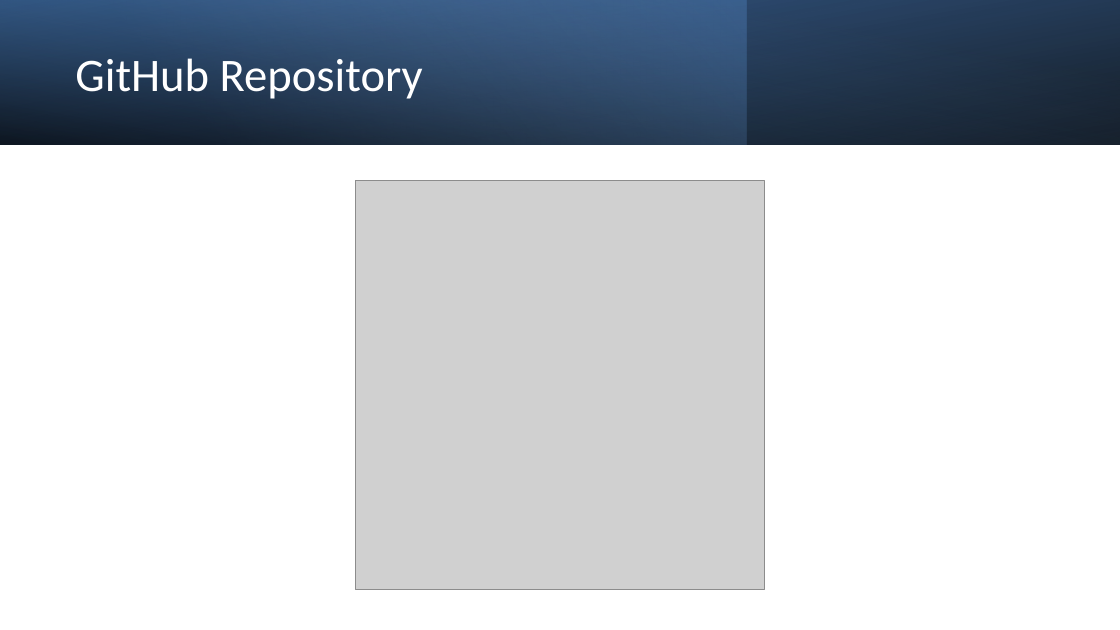
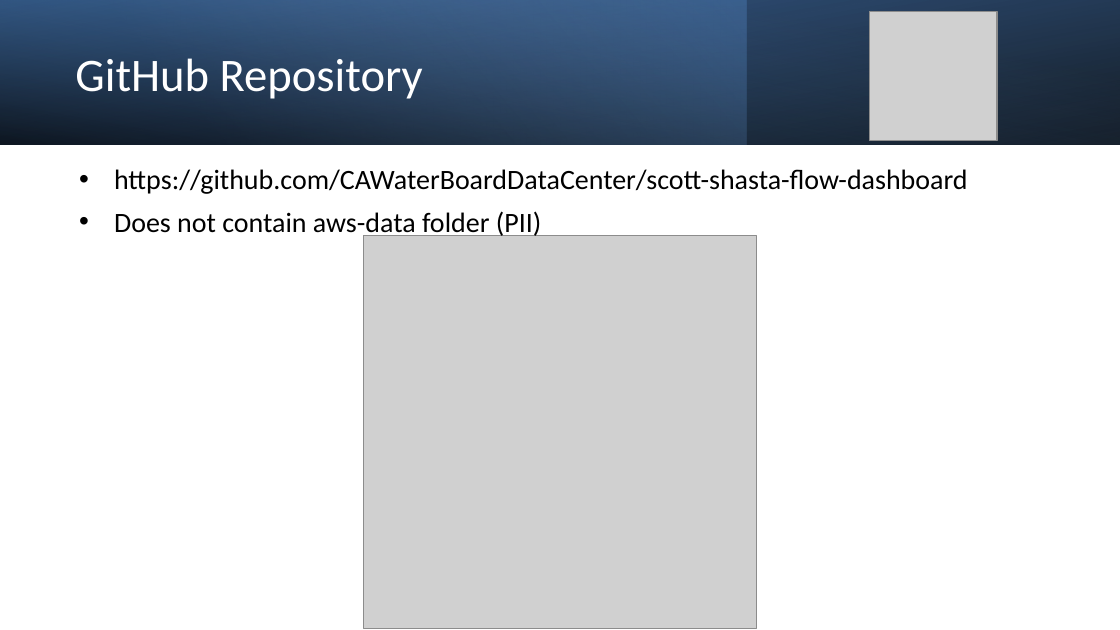
Before and after one commit to CAWaterBoardDataCenter/scott-shasta-flow-dashboard, a slide deck: slide 7 of presentation/scott-shasta-presentation-final.pptx. Drawn at 1120x630 pixels with LibreOffice and Linux fonts; fonts in the diff are those of the drawing; grey boxes stand for pictures. Boxes give left, top, right and bottom in pixels: in the first picture for what was removed or moved away, otherwise in the second. Text is boxed around its words. In the diff, an @@ line names an element or a change of style, - is before the commit and + after.

```diff
--- a/presentation/scott-shasta-presentation-final.pptx
+++ b/presentation/scott-shasta-presentation-final.pptx
@@ picture added at bbox=[870, 11, 998, 140] @@
@@ text added at bbox=[114, 169, 968, 239], 18 pt, text #000000 @@
+• https://github.com/CAWaterBoardDataCenter/scott-shasta-flow-dashboard
+• Does not contain aws-data folder (PII)
@@ picture: place and size @@
-picture at bbox=[355, 180, 764, 589]
+picture at bbox=[364, 235, 757, 628]
```
Also in this commit, not shown: 2 other slides changed.
